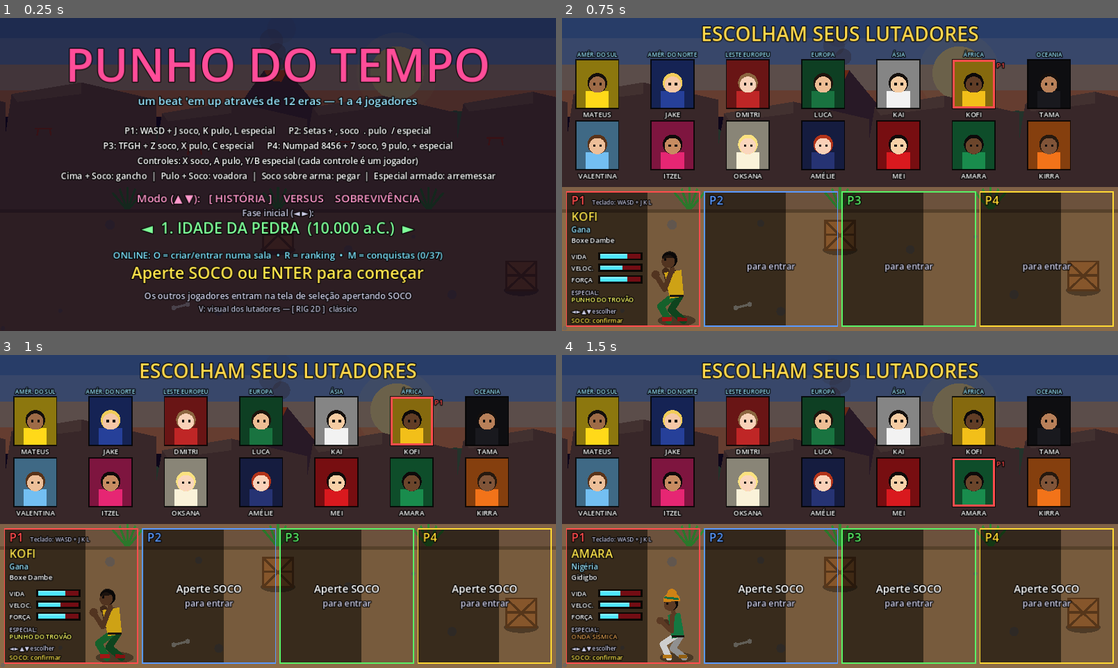
Above: before the commit, frames 1-4 (two rows, left to right).
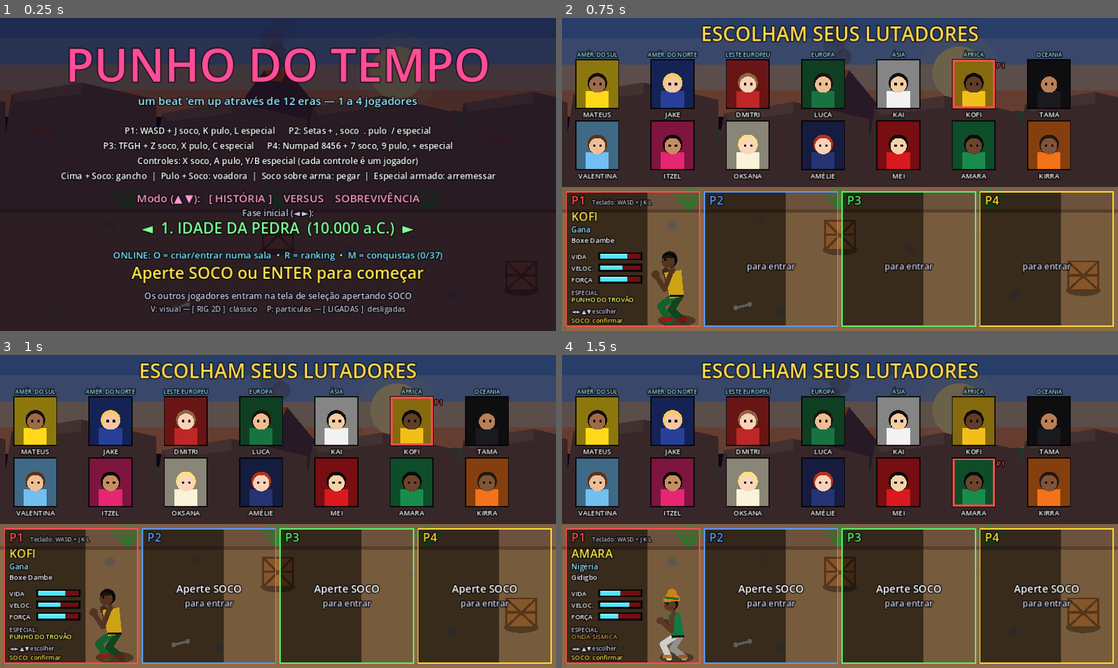
Above: after the commit, the same moments.

Repository: zugby0101/punho-do-tempo1
Game: Godot game, scene res://scenes/main.tscn
Same seed, same stepped clock (60 frames per second), same inputs: the game is played once before the commit and once after it.
Inputs:
- Up to frame 1 (0.25 s): no input
- Up to frame 2 (0.75 s): tap Enter (start) at 0.5 s; hold D (move_right) from 0.53 s (still down); tap J (attack) at 0.6 s
- Up to frame 3 (1 s): keep holding D (move_right); tap K (jump) at 0.77 s; tap L (special) at 0.8 s
- Up to frame 4 (1.5 s): release D (move_right) at 1.28 s; hold S (move_down) from 1.28 s (still down); tap L (special) at 1.35 s

The runs differ from the first frame. In frame 1, 0.6% of the frame differs, in the area x 27-73%, y 91-95%; in frame 2, nothing differs; in frame 3, nothing differs; in frame 4, nothing differs.

Commit message:
Partículas nos golpes
Efeitos com CPUParticles2D por tipo de impacto (soco, gancho, chute, pancada,
investida, lâmina, metal, madeira, energia, arremesso, defesa, nocaute, arma
quebrando), com anel de choque e poeira no chão. Escala com golpe pesado e
tamanho do lutador, cor do jogador no co-op, sincronizado no online e opção
P no título para ligar/desligar.

Co-Authored-By: Claude Opus 5.5 <noreply@anthropic.com>
Claude-Session: https://claude.ai/code/session_01F7JcMAfvqt3WyJLdoP2HiQ

Diff:
--- a/scripts/enemy.gd
+++ b/scripts/enemy.gd
@@ -219,6 +219,7 @@
 		vel = Vector2(dir * 90.0, 0)
 		game.sfx.play("block", 0.1)
 		game.spawn_spark(position + Vector2(-dir * 14.0, -60.0), Color(0.4, 0.8, 1.0), 0.8)
+		game.spawn_fx("block", position + Vector2(-dir * 14.0, -60.0 * body_scale - height), position, dir, Color(0.4, 0.8, 1.0))
 		return
 	if tier == 3 and not knock and hp - dmg > 0:
 		hp -= dmg
--- a/scripts/fighter.gd
+++ b/scripts/fighter.gd
@@ -186,6 +186,7 @@
 
 func _break_weapon() -> void:
 	game.spawn_spark(position + Vector2(facing * 40.0, -60.0 * body_scale), Color(0.9, 0.9, 1.0), 0.9)
+	game.spawn_fx("break", position + Vector2(facing * 40.0, -60.0 * body_scale - height), position, facing, weapon.get("color", Color(0.7, 0.7, 0.72)))
 	game.sfx.play("break")
 	if game.hud != null and is_in_group("players"):
 		game.hud.show_message("%s QUEBROU!" % weapon.name, 1.0)
--- /dev/null
+++ b/scripts/fx.gd
@@ -0,0 +1,186 @@
+extends RefCounted
+## Efeitos de partículas dos golpes (CPUParticles2D: funciona no renderizador Compatibility e na web).
+## Cada tipo de impacto tem a sua receita: faíscas, poeira, lascas, anel de choque...
+##   Fx.burst(parent, "slam", ponto_do_acerto, pé_do_alvo, direção, cor, escala)
+
+const Ring = preload("res://scripts/fx_ring.gd")
+
+static var tex := {}
+static var mat_add: CanvasItemMaterial = null
+
+const DUST := Color(0.82, 0.76, 0.64, 0.75)
+const WHITE := Color(1, 1, 1)
+
+
+static func _textures() -> void:
+	if not tex.is_empty():
+		return
+	# ponto suave
+	var g := Gradient.new()
+	g.set_color(0, Color(1, 1, 1, 1))
+	g.set_color(1, Color(1, 1, 1, 0))
+	var dot := GradientTexture2D.new()
+	dot.gradient = g
+	dot.fill = GradientTexture2D.FILL_RADIAL
+	dot.fill_from = Vector2(0.5, 0.5)
+	dot.fill_to = Vector2(1.0, 0.5)
+	dot.width = 16
+	dot.height = 16
+	tex["dot"] = dot
+	# risco de faísca (alinhado com a velocidade)
+	var gs := Gradient.new()
+	gs.offsets = PackedFloat32Array([0.0, 0.5, 1.0])
+	gs.colors = PackedColorArray([Color(1, 1, 1, 0), Color(1, 1, 1, 1), Color(1, 1, 1, 0)])
+	var streak := GradientTexture2D.new()
+	streak.gradient = gs
+	streak.fill_from = Vector2(0.5, 0.0)
+	streak.fill_to = Vector2(0.5, 1.0)
+	streak.width = 4
+	streak.height = 30
+	tex["streak"] = streak
+	# lasca / pedrinha
+	var img := Image.create(6, 4, false, Image.FORMAT_RGBA8)
+	img.fill(Color(1, 1, 1))
+	tex["chunk"] = ImageTexture.create_from_image(img)
+	mat_add = CanvasItemMaterial.new()
+	mat_add.blend_mode = CanvasItemMaterial.BLEND_MODE_ADD
+
+
+static func _fade(c0: Color, c1: Color) -> Gradient:
+	var g := Gradient.new()
+	g.offsets = PackedFloat32Array([0.0, 0.25, 1.0])
+	g.colors = PackedColorArray([c0, c1, Color(c1.r, c1.g, c1.b, 0.0)])
+	return g
+
+
+static func _shrink() -> Curve:
+	var c := Curve.new()
+	c.add_point(Vector2(0, 1))
+	c.add_point(Vector2(1, 0.15))
+	return c
+
+
+## Um emissor de uma vez só, que se apaga quando termina.
+static func _emit(parent: Node, pos: Vector2, o: Dictionary) -> void:
+	var p := CPUParticles2D.new()
+	p.position = pos
+	p.one_shot = true
+	p.explosiveness = o.get("explosive", 1.0)
+	p.amount = maxi(1, int(o.get("amount", 10)))
+	p.lifetime = o.get("life", 0.3)
+	p.randomness = 0.4
+	p.lifetime_randomness = 0.4
+	p.local_coords = false
+	p.texture = tex[o.get("tex", "streak")]
+	p.direction = o.get("dir", Vector2(1, 0))
+	p.spread = o.get("spread", 45.0)
+	p.initial_velocity_min = o.get("v0", 150.0)
+	p.initial_velocity_max = o.get("v1", 300.0)
+	p.gravity = Vector2(0, o.get("gravity", 0.0))
+	p.damping_min = o.get("damp", 0.0)
+	p.damping_max = o.get("damp", 0.0) * 1.4
+	p.scale_amount_min = o.get("s0", 0.6)
+	p.scale_amount_max = o.get("s1", 1.0)
+	p.scale_amount_curve = _shrink()
+	p.color_ramp = _fade(o.get("c0", WHITE), o.get("c1", WHITE))
+	if o.get("emit_box", Vector2.ZERO) != Vector2.ZERO:
+		p.emission_shape = CPUParticles2D.EMISSION_SHAPE_RECTANGLE
+		p.emission_rect_extents = o.emit_box
+	if o.get("align", false):
+		p.particle_flag_align_y = true
+	if o.get("spin", 0.0) > 0.0:
+		p.angular_velocity_min = -o.spin
+		p.angular_velocity_max = o.spin
+		p.angle_min = 0.0
+		p.angle_max = 360.0
+	if o.get("add", false):
+		p.material = mat_add
+	p.z_index = o.get("z", 0)
+	parent.add_child(p)
+	p.emitting = true
+	p.finished.connect(p.queue_free)
+
+
+static func _ring(parent: Node, pos: Vector2, col: Color, radius: float, life: float, flat := 1.0) -> void:
+	var r = Ring.new()
+	r.position = pos
+	r.col = col
+	r.radius = radius
+	r.life = life
+	r.flat = flat
+	parent.add_child(r)
+
+
+## kind: jab, cross, upper, kick, slam, charge, blade, metal, wood, energy, thrown, block, ko, break
+## pos: ponto do acerto; feet: chão sob o alvo (poeira); dir: lado do golpe (1/-1); col: cor do golpe
+static func burst(parent: Node, kind: String, pos: Vector2, feet: Vector2, dir: int, col: Color, k: float = 1.0) -> void:
+	_textures()
+	var fwd := Vector2(dir, 0)
+	var hot := Color(1, 0.97, 0.75)
+	var spark := {"tex": "streak", "align": true, "add": true, "c0": hot, "c1": col, "life": 0.22}
+	match kind:
+		"jab":
+			_emit(parent, pos, spark.merged({"amount": 9 * k, "dir": fwd + Vector2(0, -0.2), "spread": 50, "v0": 180, "v1": 340, "damp": 500, "s0": 0.5, "s1": 0.8}))
+			_emit(parent, pos, {"tex": "dot", "add": true, "amount": 4, "spread": 180, "v0": 20, "v1": 60, "life": 0.15, "s0": 0.8, "s1": 1.3, "c0": hot, "c1": col})
+		"cross":
+			_emit(parent, pos, spark.merged({"amount": 14 * k, "dir": fwd, "spread": 45, "v0": 220, "v1": 420, "damp": 600, "s0": 0.6, "s1": 1.0}))
+			_ring(parent, pos, col, 26.0 * k, 0.16)
+		"upper":
+			_emit(parent, pos, spark.merged({"amount": 16 * k, "dir": Vector2(dir * 0.35, -1), "spread": 28, "v0": 260, "v1": 500, "gravity": 700, "life": 0.32, "s0": 0.6, "s1": 1.1}))
+			_ring(parent, pos, col, 30.0 * k, 0.18)
+		"kick":
+			_emit(parent, pos, spark.merged({"amount": 12 * k, "dir": fwd + Vector2(0, -0.1), "spread": 60, "v0": 200, "v1": 380, "damp": 500}))
+			_emit(parent, pos, {"tex": "dot", "amount": 8, "spread": 180, "v0": 30, "v1": 90, "damp": 80, "life": 0.45, "s0": 1.4, "s1": 2.2, "c0": DUST, "c1": DUST})
+		"slam":
+			_emit(parent, pos, spark.merged({"amount": 22 * k, "dir": Vector2(0, -1), "spread": 180, "v0": 300, "v1": 560, "gravity": 500, "damp": 300, "life": 0.3, "s0": 0.7, "s1": 1.3}))
+			_ring(parent, pos, col, 44.0 * k, 0.22)
+			_ground(parent, feet, k * 1.4)
+			_emit(parent, feet + Vector2(0, -4), {"tex": "chunk", "amount": 8 * k, "dir": Vector2(0, -1), "spread": 60, "v0": 220, "v1": 420, "gravity": 1300, "life": 0.6, "spin": 720, "s0": 0.7, "s1": 1.2, "c0": Color(0.55, 0.45, 0.35), "c1": Color(0.45, 0.38, 0.3)})
+		"charge":
+			_emit(parent, pos, spark.merged({"amount": 18 * k, "dir": fwd, "spread": 18, "v0": 420, "v1": 720, "damp": 900, "life": 0.25, "s0": 0.7, "s1": 1.3}))
+			_ground(parent, feet, k)
+		"blade":
+			# corte: riscos longos e finos na diagonal + faíscas de metal caindo
+			_emit(parent, pos, spark.merged({"amount": 8 * k, "dir": Vector2(dir, -0.9), "spread": 10, "v0": 380, "v1": 560, "damp": 1400, "life": 0.18, "s0": 1.2, "s1": 1.8, "c0": Color(1, 1, 1), "c1": Color(0.6, 0.9, 1)}))
+			_metal(parent, pos, dir, 0.6 * k)
+			_ring(parent, pos, Color(0.7, 0.95, 1), 22.0 * k, 0.12, 0.35)
+		"metal":
+			_metal(parent, pos, dir, k)
+			_ring(parent, pos, Color(1, 0.75, 0.35), 30.0 * k, 0.16)
+		"wood":
+			_emit(parent, pos, {"tex": "chunk", "amount": 12 * k, "dir": fwd + Vector2(0, -0.6), "spread": 55, "v0": 160, "v1": 360, "gravity": 1100, "life": 0.6, "spin": 900, "s0": 0.6, "s1": 1.2, "c0": Color(0.75, 0.55, 0.3), "c1": Color(0.55, 0.38, 0.2)})
+			_emit(parent, pos, {"tex": "dot", "amount": 6, "spread": 180, "v0": 20, "v1": 70, "damp": 60, "life": 0.4, "s0": 1.2, "s1": 2.0, "c0": DUST, "c1": DUST})
+		"energy":
+			_emit(parent, pos, {"tex": "dot", "add": true, "amount": 26 * k, "spread": 180, "v0": 90, "v1": 320, "damp": 380, "life": 0.5, "s0": 0.8, "s1": 1.6, "c0": WHITE, "c1": col})
+			_emit(parent, pos, spark.merged({"amount": 10 * k, "spread": 180, "v0": 300, "v1": 520, "damp": 700, "c0": WHITE, "c1": col}))
+			_ring(parent, pos, col, 50.0 * k, 0.28)
+		"thrown":
+			_emit(parent, pos, spark.merged({"amount": 10 * k, "dir": fwd, "spread": 70, "v0": 180, "v1": 340, "damp": 400}))
+			_emit(parent, pos, {"tex": "chunk", "amount": 6 * k, "dir": Vector2(-dir, -1), "spread": 50, "v0": 150, "v1": 300, "gravity": 1100, "life": 0.55, "spin": 600, "c0": Color(0.7, 0.7, 0.72), "c1": Color(0.5, 0.5, 0.55)})
+		"block":
+			# defesa: estilhaços azuis voltando para quem bateu
+			_emit(parent, pos, spark.merged({"amount": 10, "dir": Vector2(-dir, -0.3), "spread": 55, "v0": 160, "v1": 320, "damp": 500, "c0": WHITE, "c1": Color(0.4, 0.8, 1)}))
+			_ring(parent, pos, Color(0.5, 0.85, 1), 24.0, 0.14, 0.45)
+		"ko":
+			_emit(parent, pos, spark.merged({"amount": 30 * k, "spread": 180, "v0": 280, "v1": 620, "gravity": 400, "damp": 200, "life": 0.45, "s0": 0.8, "s1": 1.5}))
+			_emit(parent, pos, {"tex": "dot", "add": true, "amount": 16 * k, "spread": 180, "v0": 60, "v1": 200, "damp": 150, "life": 0.6, "s0": 1.0, "s1": 2.0, "c0": WHITE, "c1": col})
+			_ring(parent, pos, col, 70.0 * k, 0.32)
+			_ground(parent, feet, k * 1.6)
+		"break":
+			_emit(parent, pos, {"tex": "chunk", "amount": 14 * k, "dir": Vector2(0, -1), "spread": 120, "v0": 160, "v1": 360, "gravity": 1200, "life": 0.7, "spin": 900, "s0": 0.8, "s1": 1.4, "c0": col, "c1": col.darkened(0.3)})
+			_metal(parent, pos, dir, 0.5)
+		_:
+			_emit(parent, pos, spark.merged({"amount": 10 * k, "dir": fwd, "spread": 60, "v0": 180, "v1": 340, "damp": 500}))
+
+
+## Faíscas de metal: laranja, caem com a gravidade.
+static func _metal(parent: Node, pos: Vector2, dir: int, k: float) -> void:
+	_emit(parent, pos, {"tex": "streak", "align": true, "add": true, "amount": 18 * k, "dir": Vector2(dir, -0.7), "spread": 70,
+		"v0": 200, "v1": 460, "gravity": 950, "life": 0.5, "s0": 0.35, "s1": 0.7, "c0": Color(1, 0.95, 0.7), "c1": Color(1, 0.5, 0.1)})
+
+
+## Poeira no chão: nuvem baixa que se espalha para os lados.
+static func _ground(parent: Node, feet: Vector2, k: float) -> void:
+	_emit(parent, feet, {"tex": "dot", "amount": 14 * k, "dir": Vector2(1, 0), "spread": 180, "v0": 60, "v1": 200, "damp": 220, "gravity": -30,
+		"life": 0.6, "s0": 1.6, "s1": 2.8, "c0": DUST, "c1": DUST, "emit_box": Vector2(18, 3), "z": -1})
+	_ring(parent, feet, Color(DUST.r, DUST.g, DUST.b, 0.6), 40.0 * k, 0.3, 0.3)
--- /dev/null
+++ b/scripts/fx_ring.gd
@@ -0,0 +1,23 @@
+extends Node2D
+## Anel de choque que se expande e some (flat < 1 achata o anel em elipse, para o chão).
+
+var col := Color(1, 1, 1)
+var radius := 30.0
+var life := 0.2
+var flat := 1.0
+var t := 0.0
+
+
+func _process(delta: float) -> void:
+	t += delta
+	if t >= life:
+		queue_free()
+		return
+	queue_redraw()
+
+
+func _draw() -> void:
+	var k := t / life
+	var e := 1.0 - pow(1.0 - k, 3.0)  # expande rápido e desacelera
+	draw_set_transform(Vector2.ZERO, 0.0, Vector2(1.0, flat))
+	draw_arc(Vector2.ZERO, radius * (0.3 + 0.7 * e), 0.0, TAU, 32, Color(col.r, col.g, col.b, col.a * (1.0 - k)), 4.0 * (1.0 - k) + 1.0 / flat, true)
--- a/scripts/hud.gd
+++ b/scripts/hud.gd
@@ -304,7 +304,8 @@
 			ftxt += " — FASE SECRETA DESBLOQUEADA (13ª na lista de fases)"
 		_center(395, ftxt, 14, Color(1, 0.85, 0.4))
 	_center(415, "ONLINE: O = criar/entrar numa sala  •  R = ranking  •  M = conquistas (%d/%d)" % [Ach.unlocked_count(), Ach.LIST.size()], 16, Color(0.5, 0.9, 1))
-	_center(507, "V: visual dos lutadores — %s" % ("[ RIG 2D ]  clássico" if game.rig_mode else "rig 2D  [ CLÁSSICO ]"), 13, Color(0.75, 0.75, 0.85))
+	_center(507, "V: visual — %s     P: partículas — %s" % ["[ RIG 2D ]  clássico" if game.rig_mode else "rig 2D  [ CLÁSSICO ]",
+		"[ LIGADAS ]  desligadas" if game.fx_enabled else "ligadas  [ DESLIGADAS ]"], 13, Color(0.75, 0.75, 0.85))
 	if gm == "survival":
 		_center(485, "Sobrevivência: ondas infinitas que ficam cada vez mais difíceis. Até onde você chega?", 15, Color(0.8, 0.8, 0.9))
 	elif vs:
--- a/scripts/main.gd
+++ b/scripts/main.gd
@@ -7,6 +7,7 @@
 const CrateScript = preload("res://scripts/crate.gd")
 const PickupScript = preload("res://scripts/pickup.gd")
 const SparkScript = preload("res://scripts/spark.gd")
+const Fx = preload("res://scripts/fx.gd")
 const SfxScript = preload("res://scripts/sfx.gd")
 const BgScript = preload("res://scripts/background.gd")
 const HudScript = preload("res://scripts/hud.gd")
@@ -83,8 +84,10 @@
 var name_entries: Array = []
 var ach_page := 0
 var _v_held := false
+var _p_held := false
 static var last_names := {}      # pid -> último nome usado
 static var rig_mode := true      # visual dos lutadores: rig 2D (true) ou desenho clássico
+static var fx_enabled := true    # partículas dos golpes (P no título)
 static var settings_loaded := false
 const ONLINE_OPTIONS := [
 	["CRIAR SALA", "pelo servidor intermediário — ninguém precisa abrir portas"],
@@ -339,6 +342,15 @@
 				sfx.play("whoosh", 0.0)
 			elif not Input.is_physical_key_pressed(KEY_V):
 				_v_held = false
+			if Input.is_physical_key_pressed(KEY_P) and not _p_held:
+				_p_held = true
+				fx_enabled = not fx_enabled
+				_save_settings()
+				sfx.play("whoosh", 0.0)
+				if fx_enabled:
+					spawn_fx("energy", Vector2(cam_x, 470), Vector2(cam_x, 500), 1, Color(1, 0.8, 0.3))
+			elif not Input.is_physical_key_pressed(KEY_P):
+				_p_held = false
 			if Input.is_action_just_pressed("achievements"):
 				ach_page = 0
 				_set_mode("achievements")
@@ -828,7 +840,11 @@
 	spawn_spark(pos, attacker.color() if by_player and players.size() > 1 else (Color(1, 0.95, 0.5) if by_player else Color(1, 0.4, 0.3)), 1.3 if heavy else 1.0)
 	var wpn: Dictionary = attacker.weapon if "weapon" in attacker else {}
 	var bs: float = attacker.body_scale if "body_scale" in attacker else 1.0
-	sfx.play(sfx.impact_for(atk, wpn), 0.07, sfx.body_pitch(bs))
+	var impact: String = sfx.impact_for(atk, wpn)
+	sfx.play(impact, 0.07, sfx.body_pitch(bs))
+	# partículas do golpe: o tipo segue o impacto (soco, chute, pancada, lâmina, metal, madeira, energia...)
+	var fx_col: Color = atk.get("color", attacker.color()) if atk.get("energy", false) else (attacker.color() if by_player and players.size() > 1 else (Color(1, 0.85, 0.35) if by_player else Color(1, 0.45, 0.3)))
+	spawn_fx(impact.substr(2), pos, target.position, attacker.facing, fx_col, (1.35 if heavy else 1.0) * clampf(bs, 0.8, 1.6))
 	if by_player:
 		attacker.score += int(atk.dmg) * 10
 		combo_count += 1
@@ -859,6 +875,8 @@
 			else:
 				Ach.track(p, "subs")
 	sfx.play("ko")
+	var big := 1.6 if e.kind in ["boss", "subboss", "secret_boss"] else 1.0
+	spawn_fx("ko", e.position + Vector2(0, -50.0 * e.body_scale - e.height), e.position, -e.facing, Color(1, 0.75, 0.3) if big == 1.0 else Color(1, 0.4, 0.9), big)
 	if e.kind == "subboss":
 		hitstop = 0.25
 		shake(10.0)
@@ -919,6 +937,15 @@
 	sp.col = col
 	sp.size = size
 	effects.add_child(sp)
+
+
+## Partículas (fx.gd); no online o host repassa aos clientes.
+func spawn_fx(kind: String, pos: Vector2, feet: Vector2, dir: int, col: Color, k: float = 1.0) -> void:
+	if Net.is_host() and not Net.peer_sets.is_empty():
+		net_events.append(["x", kind, pos.x, pos.y, feet.x, feet.y, dir, col, k])
+	if not fx_enabled:
+		return
+	Fx.burst(effects, kind, pos, feet, dir, col, k)
 
 
 func spawn_pickup(kind: String, pos: Vector2) -> void:
@@ -1402,6 +1429,7 @@
 		match ev[0]:
 			"s": sfx.play_exact(ev[1], float(ev[2]) if ev.size() > 2 else 1.0)
 			"k": spawn_spark(Vector2(ev[1], ev[2]), ev[3], ev[4])
+			"x": spawn_fx(ev[1], Vector2(ev[2], ev[3]), Vector2(ev[4], ev[5]), ev[6], ev[7], ev[8])
 			"p": popup(ev[1], Vector2(ev[2], ev[3]), ev[4])
 			"a":
 				if ev[1] == Net.my_set:
@@ -1668,12 +1696,14 @@
 	var cfg := ConfigFile.new()
 	if cfg.load("user://settings.cfg") == OK:
 		rig_mode = cfg.get_value("visual", "rig_mode", true)
+		fx_enabled = cfg.get_value("visual", "particles", true)
 
 
 func _save_settings() -> void:
 	var cfg := ConfigFile.new()
 	cfg.load("user://settings.cfg")
 	cfg.set_value("visual", "rig_mode", rig_mode)
+	cfg.set_value("visual", "particles", fx_enabled)
 	cfg.save("user://settings.cfg")
 
 
